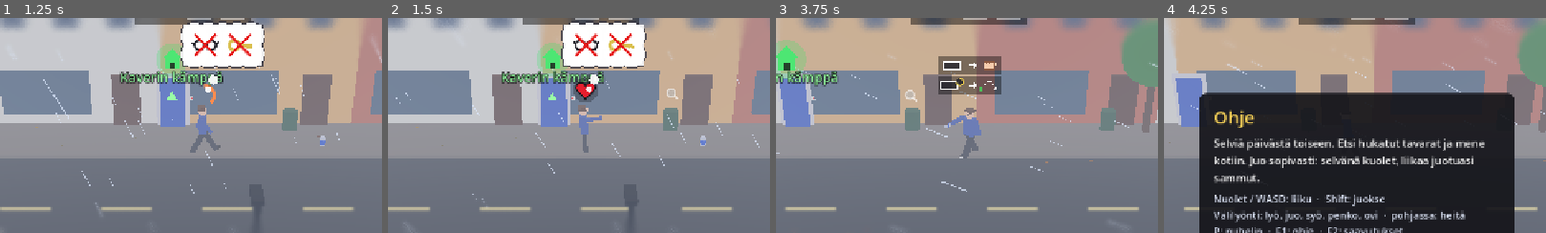
Above: before the commit, frames 1-4 (left to right).
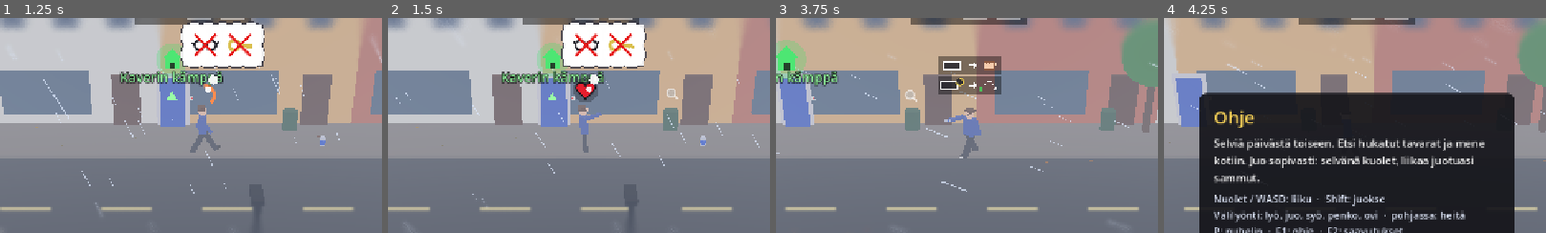
Above: after the commit, the same moments.

Repository: Ecculi/GoodMorningMoonshine
Game: Godot game, scene res://scenes/main.tscn
Same seed, same stepped clock (60 frames per second), same inputs: the game is played once before the commit and once after it.
Inputs (mouse positions are % of the whole screen's width and height, from its top left):
- Up to frame 1 (1.25 s): tap Enter at 0.5 s; move the mouse to (72, 45) at 0.52 s; hold Right (move_right) from 0.53 s (still down); hold Space (action) from 0.53 s (still down); click (72, 45) at 0.67 s
- Up to frame 2 (1.5 s): release Right (move_right) at 1.25 s; release Space (action) at 1.25 s; drag from (30, 55) to (45, 70) at 1.27 s
- Up to frame 3 (3.75 s): move the mouse to (60, 28) at 2.02 s; hold Right (move_right) 2.03-2.75 s; hold Shift (run) 2.03-2.75 s; drag from (45, 70) to (20, 35) at 2.77 s; move the mouse to (80, 65) at 3.52 s; hold Left (move_left) from 3.53 s (still down); tap Enter at 3.6 s
- Up to frame 4 (4.25 s): keep holding Left (move_left); tap F1 (help) at 4.15 s
The pictures show only the part of the screen within x 25-75%, y 10-60%; the shares and areas given below are measured in that part.

Frame 1 is identical in both runs. In frame 2, 0.1% of the frame differs, in the area x 52-56%, y 44-49%; in frame 3, 0.1%, in the area x 44-49%, y 44-52%; in frame 4, less than 0.1%.

Commit message:
Charged punch: forearm rises gradually to a right angle; punches always go slightly upwards
Co-Authored-By: Claude Opus 5.5 <noreply@anthropic.com>
Claude-Session: https://claude.ai/code/session_014p1PeeGbmYxJmsVU4HYhz4

Diff:
--- a/scripts/person_model.gd
+++ b/scripts/person_model.gd
@@ -127,6 +127,8 @@
 ## 0..1 how far the right shoulder is drawn back (charging) or thrown
 ## forward (negative, the punch).
 var _pull := 0.0
+## A punch goes a little upwards from straight ahead (radians).
+const PUNCH_UP := 0.3
 ## Seconds the arm takes to snap straight when a punch is released.
 const PUNCH_EXTEND := 0.07
 
@@ -141,24 +143,24 @@
 	var tpull := 0.0
 	var rate := 30.0
 	if _punch_t > 0.0:
-		# Straight forward at shoulder height.
+		# Straight out in front, always a little upwards.
 		_punch_t -= dt
-		tz = PI * 0.5
+		tz = PI * 0.5 + PUNCH_UP
 		tf = 0.0
 		tpull = -0.6
 		# Snap out within PUNCH_EXTEND, then hold.
 		rate = 3.0 / PUNCH_EXTEND
 	elif _windup >= 0.0:
-		# Charging: the elbow bends and goes back and out to the side, the
-		# fist comes up by the shoulder, and the shoulder is drawn back;
-		# further the longer it charges. Out to the side so that it also
-		# shows when walking towards or away from the camera.
+		# Charging: the forearm rises little by little from the elbow, from
+		# hanging down to a right angle (90°) at full charge, with the upper
+		# arm drawn a little back and out to the side (so it also shows when
+		# walking towards or away from the camera) and the shoulder back.
 		var w := _windup
-		tz = lerpf(-0.45, -1.05, w)
-		tf = lerpf(2.2, 2.85, w)
-		tx = lerpf(-0.35, -0.75, w)
-		tpull = lerpf(0.5, 1.0, w)
-		rate = 16.0
+		tz = lerpf(0.0, -0.3, w)
+		tf = lerpf(0.15, PI * 0.5, w)
+		tx = lerpf(-0.1, -0.35, w)
+		tpull = lerpf(0.2, 0.8, w)
+		rate = 12.0
 	elif _raised:
 		tz = 2.5
 		rate = 14.0
Not shown, changed: DESIGN.md
